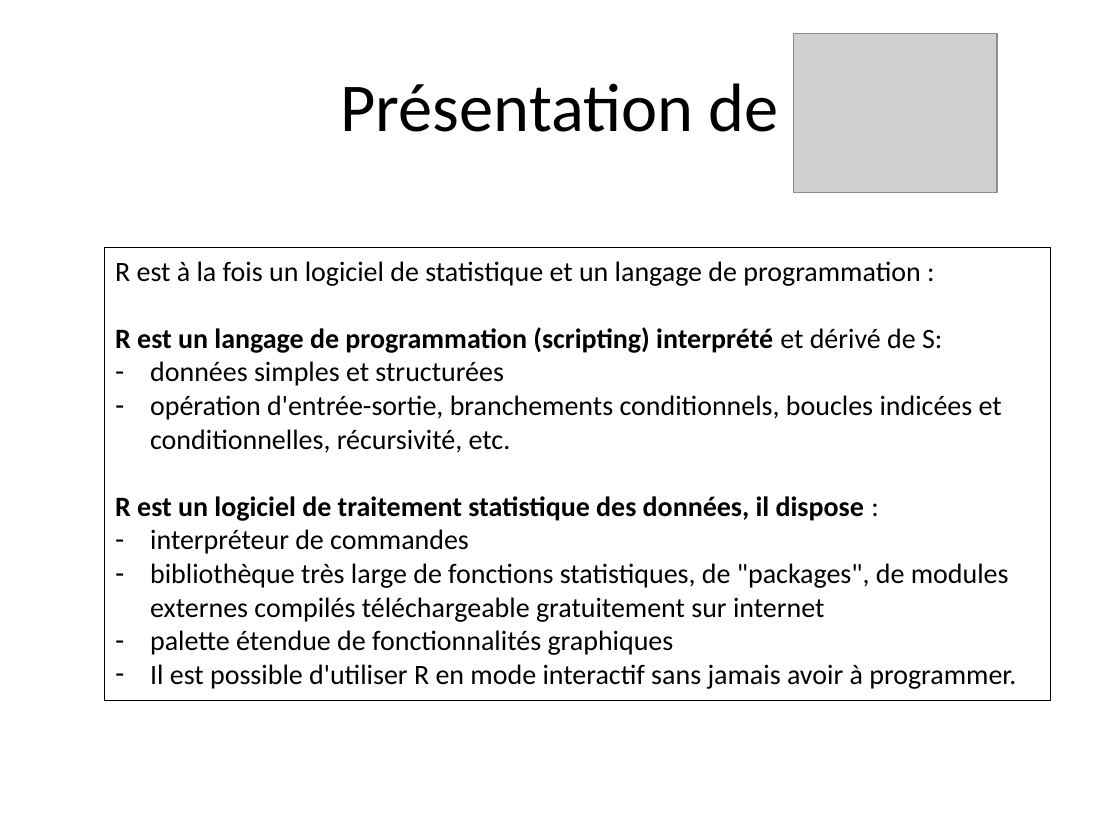
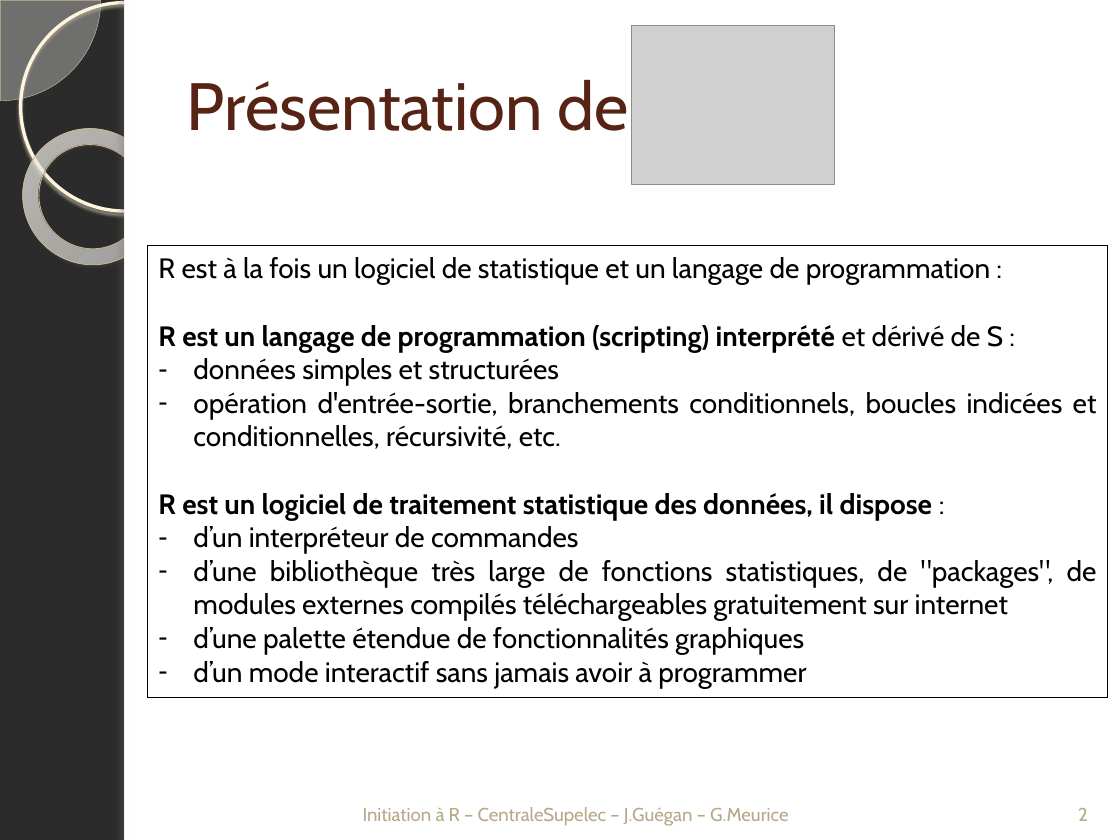
Before and after one commit to PF-BB/CentraleSupelec-R-genomics, a slide deck: slide 2 of docs/source/TP1/TP1_20161027_introR.pptx. Drawn at 1120x840 pixels with LibreOffice and Linux fonts; fonts in the diff are those of the drawing; grey boxes stand for pictures; background and template pictures are left out; a plain dark background stands for a picture behind light text. Boxes give left, top, right and bottom in pixels: in the first picture for what was removed or moved away, otherwise in the second. Text is boxed around its words. In the diff, an @@ line names an element or a change of style, - is before the commit and + after.

```diff
--- a/docs/source/TP1/TP1_20161027_introR.pptx
+++ b/docs/source/TP1/TP1_20161027_introR.pptx
@@ background #FFFFFF to picture (left out) @@
@@ pie slice (boxed as its full ellipse) added at box(0, 0, 101, 101), fill #FEFAF4 at 33% opacity, outline #D3C39F 0.25 pt @@
@@ ellipse added at box(20, 2, 228, 211), outline #FFF5DE 2.15 pt @@
@@ rectangle added at box(124, 0, 1120, 840), fill #FFFFFF @@
@@ rectangle added at box(124, 0, 133, 840), fill #FFFFFF @@
@@ picture: place and size @@
-picture at box(793, 34, 997, 193)
+picture at box(632, 26, 836, 185)
@@ title "Présentation de": place and size @@
-title "Présentation de" at box(341, 83, 779, 132)
+title "Présentation de" at box(187, 80, 629, 131)
@@ title "Présentation de" at box(187, 80, 629, 131): size 44 to 43 pt, font Calibri to Cabin, text colour #000000 to #572314; alignment centre to left @@
@@ donut added at box(0, 101, 187, 292), fill gradient #FFFCF6 to #FFFEFB to #F0D28E, outline #C7B893 0.58 pt @@
@@ rectangle "R est à la fois ...": place and size @@
-rectangle "R est à la fois ..." at box(104, 248, 1051, 700)
+rectangle "R est à la fois ..." at box(148, 245, 1109, 698)
@@ text in rectangle at box(158, 257, 1097, 520): font Calibri to Cabin in "R est à la fois un logiciel ...", "données simples et structurées", "opération d'entrée-sortie, branchements conditionnels, boucl ...", "R est un logiciel de traitement statistique ..."; alignment left to justified @@
@@ text in rectangle at box(158, 325, 1003, 352): text changed; font Calibri to Cabin @@
-R est un langage de programmation (scripting) interprété et dérivé de S:
+R est un langage de programmation (scripting) interprété et dérivé de S :
@@ text in rectangle at box(193, 526, 1097, 688): text changed; font Calibri to Cabin @@
-– interpréteur de commandes
-– bibliothèque très large de fonctions statistiques, de "packages", de modules externes compilés téléchargeable gratuitement sur internet
-– palette étendue de fonctionnalités graphiques
-– Il est possible d'utiliser R en mode interactif sans jamais avoir à programmer.
+– d’un interpréteur de commandes
+– d’une bibliothèque très large de fonctions statistiques, de "packages", de modules externes compilés téléchargeables gratuitement sur internet
+– d’une palette étendue de fonctionnalités graphiques
+– d’un mode interactif sans jamais avoir à programmer
@@ text added at box(363, 807, 788, 826), 12 pt, text #B6A98A @@
+Initiation à R – CentraleSupelec – J.Guégan – G.Meurice
@@ page number added at box(1078, 808, 1088, 821), 12 pt, text #B6A98A @@
+2
```
Also in this commit, not shown: 17 other slides changed, 1 slide added, 1 slide removed.
